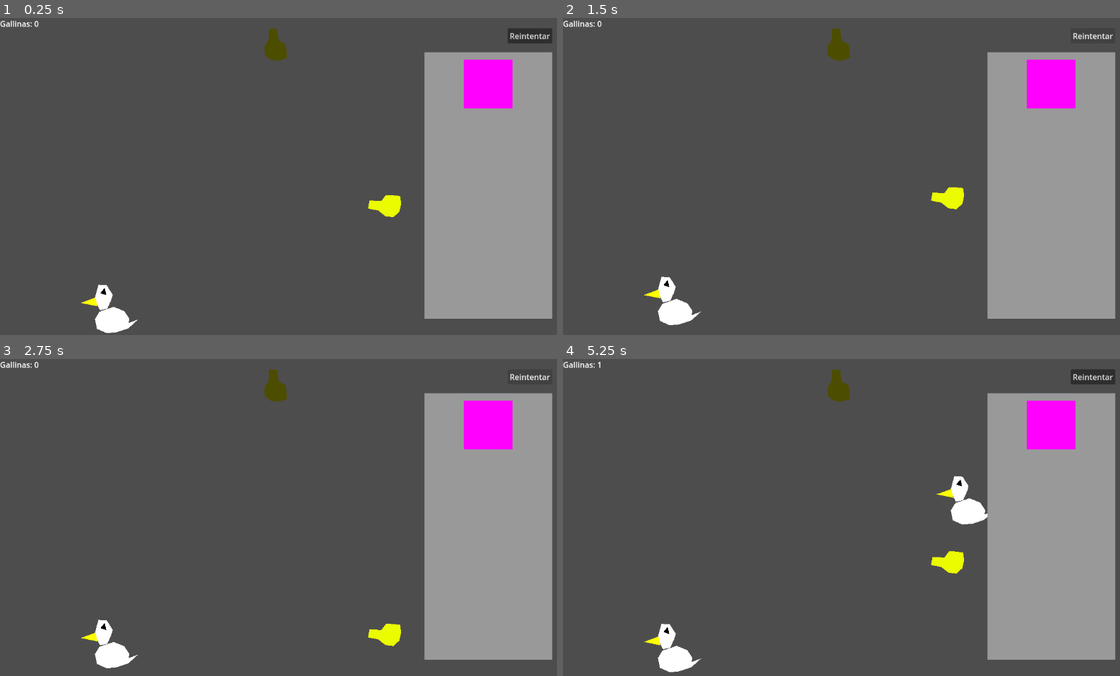
Above: before the commit, frames 1-4 (two rows, left to right).
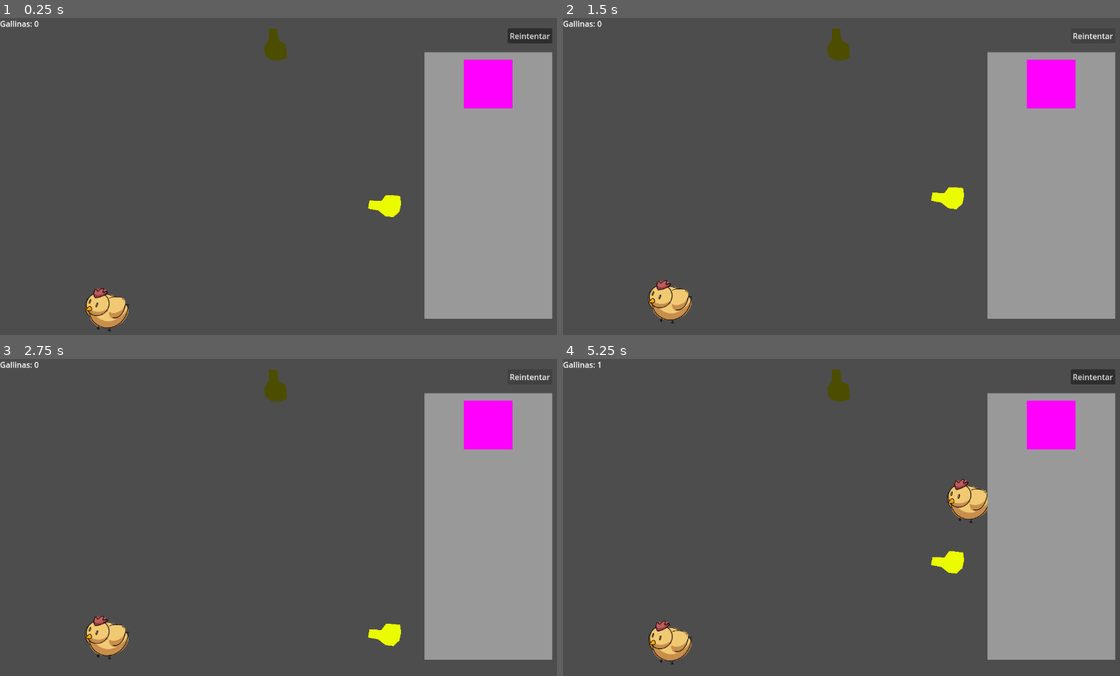
Above: after the commit, the same moments.

Repository: JuanFdS/ggj2024
Game: Godot game, scene res://Habitacion.tscn
The game is run twice, just before and just after one commit, with the same random seed, the same clock (stepped at 60 frames per second) and the same inputs.
Inputs (mouse positions are in pixels of both pictures, inside the frame that each line leads up to):
- Up to frame 1 (0.25 s): no input
- Up to frame 2 (1.5 s): click "Reintentar" at 0.5 s; click "Reintentar" at 1.25 s
- Up to frame 3 (2.75 s): click "Reintentar" at 2 s
- Up to frame 4 (5.25 s): click (1053, 527) at 2.75 s; click (1053, 527) at 3.5 s; click (1053, 527) at 4.25 s; move the mouse to (969, 501) at 5.02 s; click (969, 501) at 5.17 s

The runs differ from the first frame. In frame 1, 0.9% of the frame differs, in the area x 14-25%, y 83-100%; in frame 2, 0.9%; in frame 3, 1.0%; in frame 4, 1.8%, in the area x 14-77%, y 36-99%.

Commit message:
Integrar assets de gallina

Diff:
--- /dev/null
+++ b/Assets/Gallina.tres
@@ -0,0 +1,32 @@
+[gd_resource type="SpriteFrames" load_steps=5 format=3 uid="uid://bxfnqcvondsl6"]
+
+[ext_resource type="Texture2D" uid="uid://cmkbbdvwgvn5g" path="res://Assets/Pollo1.png" id="1_0s67t"]
+[ext_resource type="Texture2D" uid="uid://8tuyrxdepv1c" path="res://Assets/Pollo2.png" id="2_hn8x6"]
+[ext_resource type="Texture2D" uid="uid://ca3pfrwc8a0vi" path="res://Assets/Pollo3.png" id="3_mh4p3"]
+[ext_resource type="Texture2D" uid="uid://dq8j2x6mqtkfr" path="res://Assets/Pollo4.png" id="4_y45l7"]
+
+[resource]
+animations = [{
+"frames": [{
+"duration": 1.0,
+"texture": ExtResource("1_0s67t")
+}, {
+"duration": 1.0,
+"texture": ExtResource("2_hn8x6")
+}, {
+"duration": 1.0,
+"texture": ExtResource("3_mh4p3")
+}, {
+"duration": 1.0,
+"texture": ExtResource("4_y45l7")
+}, {
+"duration": 1.0,
+"texture": ExtResource("3_mh4p3")
+}, {
+"duration": 1.0,
+"texture": ExtResource("2_hn8x6")
+}],
+"loop": true,
+"name": &"default",
+"speed": 5.0
+}]
--- /dev/null
+++ b/Gallina.gd
@@ -0,0 +1,11 @@
+extends RigidBody2D
+
+
+# Called when the node enters the scene tree for the first time.
+func _ready():
+	$AnimatedSprite2D.play()
+
+
+# Called every frame. 'delta' is the elapsed time since the previous frame.
+func _process(delta):
+	pass
--- a/Gallina.tscn
+++ b/Gallina.tscn
@@ -1,17 +1,22 @@
-[gd_scene load_steps=3 format=3 uid="uid://cr7eculfvr0fs"]
+[gd_scene load_steps=5 format=3 uid="uid://cr7eculfvr0fs"]
+
+[ext_resource type="Script" path="res://Gallina.gd" id="1_4uqmc"]
+[ext_resource type="SpriteFrames" uid="uid://bxfnqcvondsl6" path="res://Assets/Gallina.tres" id="1_gmayw"]
 
 [sub_resource type="PhysicsMaterial" id="PhysicsMaterial_ag5ly"]
 bounce = 1.1
 
 [sub_resource type="CircleShape2D" id="CircleShape2D_8v2r4"]
-radius = 48.28
+radius = 32.0156
 
 [node name="Gallina" type="RigidBody2D"]
 position = Vector2(219, 571)
 collision_mask = 2147483649
 physics_material_override = SubResource("PhysicsMaterial_ag5ly")
+script = ExtResource("1_4uqmc")
 
 [node name="Gallina" type="Polygon2D" parent="."]
+visible = false
 position = Vector2(-552, -564)
 polygon = PackedVector2Array(531, 600, 527, 580, 536, 565, 565, 555, 587, 564, 597, 579, 596, 588, 615, 581, 595, 599, 571, 607, 551, 609)
 
@@ -28,3 +33,10 @@
 
 [node name="CollisionShape2D" type="CollisionShape2D" parent="."]
 shape = SubResource("CircleShape2D_8v2r4")
+
+[node name="AnimatedSprite2D" type="AnimatedSprite2D" parent="."]
+position = Vector2(-1.8125, -3.68753)
+scale = Vector2(0.38125, 0.384191)
+sprite_frames = ExtResource("1_gmayw")
+frame = 1
+frame_progress = 0.538328
Binary file added: Assets/Pollo1.png
Not shown, added: Assets/Pollo1.png.import
Binary file added: Assets/Pollo2.png
Not shown, added: Assets/Pollo2.png.import
Binary file added: Assets/Pollo3.png
Not shown, added: Assets/Pollo3.png.import
Binary file added: Assets/Pollo4.png
Not shown, added: Assets/Pollo4.png.import
